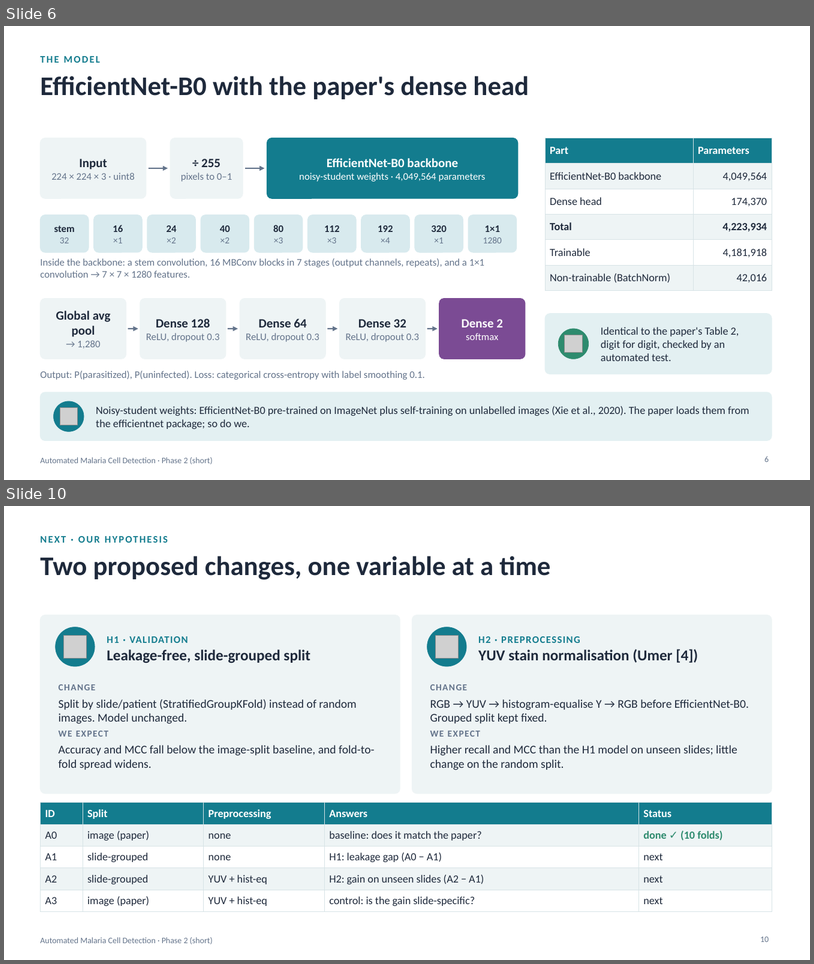
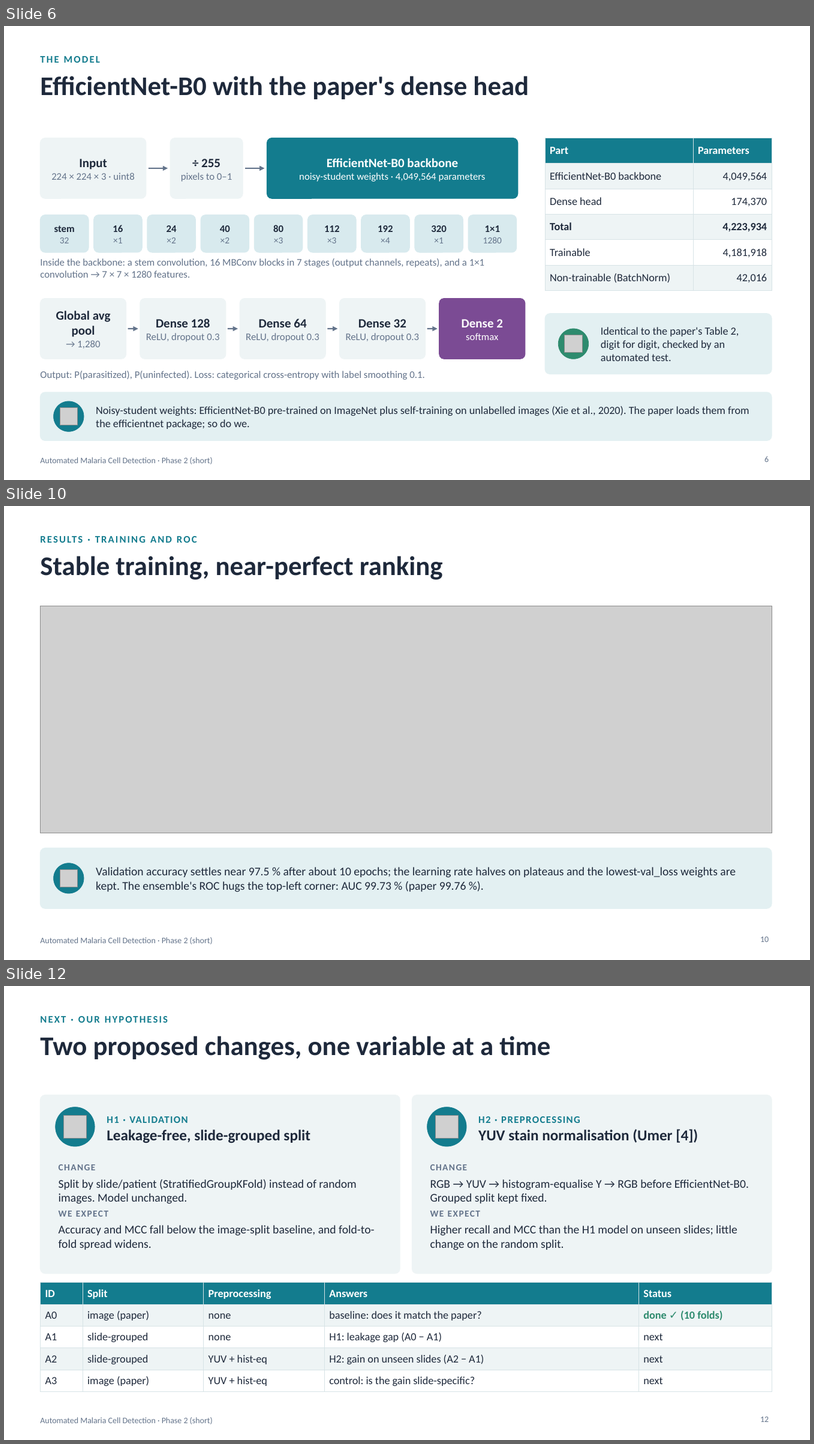
Before and after one commit to amathziah/malaria-detection, a slide deck: slides/Malaria_Phase2_Short.pptx. Shown one above the other, each under a label of ours: slides 6 and 10 before the commit, slides 6, 10 and 12 after it; the slides between them are not shown. The pictures are 814x964 and 814x1444 pixels, drawn with LibreOffice and Linux fonts; fonts in the diff are those of the drawing; grey boxes stand for pictures. Boxes give left, top, right and bottom in pixels: in the first picture for what was removed or moved away, otherwise in the second. Text is boxed around its words. In the diff, an @@ line names an element or a change of style, - is before the commit and + after.

Commit message:
Slides: graphs for every result, metrics primer, PDF copies
- Every chart is now an image, so graphs show in any viewer (phone and
  quick-look previews could not render the native PowerPoint charts)
- New graphs: paper vs. ours on 8 metrics, distance from the paper per
  metric, per-fold accuracy, training curves, ROC, time per fold,
  speed-ups; new "How to read the metrics" slide in both decks
- Long deck 31 slides, short deck 13 slides; PDF copies exported from
  PowerPoint so GitHub can preview them
- Guide: speed-up figure and text use the paper's mean of 4 h 46 min
  per fold and our mean of 11.3 min

```diff
--- a/slides/Malaria_Phase2_Short.pptx
+++ b/slides/Malaria_Phase2_Short.pptx
@@ slide 10 added at [4, 506, 810, 960], background #FFFFFF; not listed: 1 template element that a slide beside it also shows @@
@@ text added at [40, 529, 772, 549], 12 pt, text #137C8E, bold @@
+RESULTS · TRAINING AND ROC
@@ title added at [40, 556, 443, 580], 32 pt, text #1E293B, bold @@
+Stable training, near-perfect ranking
@@ picture added at [40, 606, 772, 832] @@
@@ rounded rectangle added at [40, 848, 772, 908], fill #E3F0F2, outline #E3F0F2 0.75 pt @@
@@ ellipse added at [54, 863, 84, 893], fill #137C8E, outline #137C8E 0.5 pt @@
@@ picture added at [60, 869, 78, 886] @@
@@ text added at [96, 867, 736, 892], 14 pt, text #1E293B @@
+Validation accuracy settles near 97.5 % after about 10 epochs; the learning rate halves on plateaus and the lowest-val_loss weights are kept. The ensemble's ROC hugs the top-left corner: AUC 99.73 % (paper 99.76 %).
@@ page number added at [761, 936, 769, 942], 10 pt, text #64748B @@
+10
@@ what was slide 10 is now slide 12 @@
@@ page number at [761, 1416, 769, 1422]: text changed @@
-10
+12
```
Also in this commit, not shown: 3 slides changed, 1 other slide added, 23 other files.
